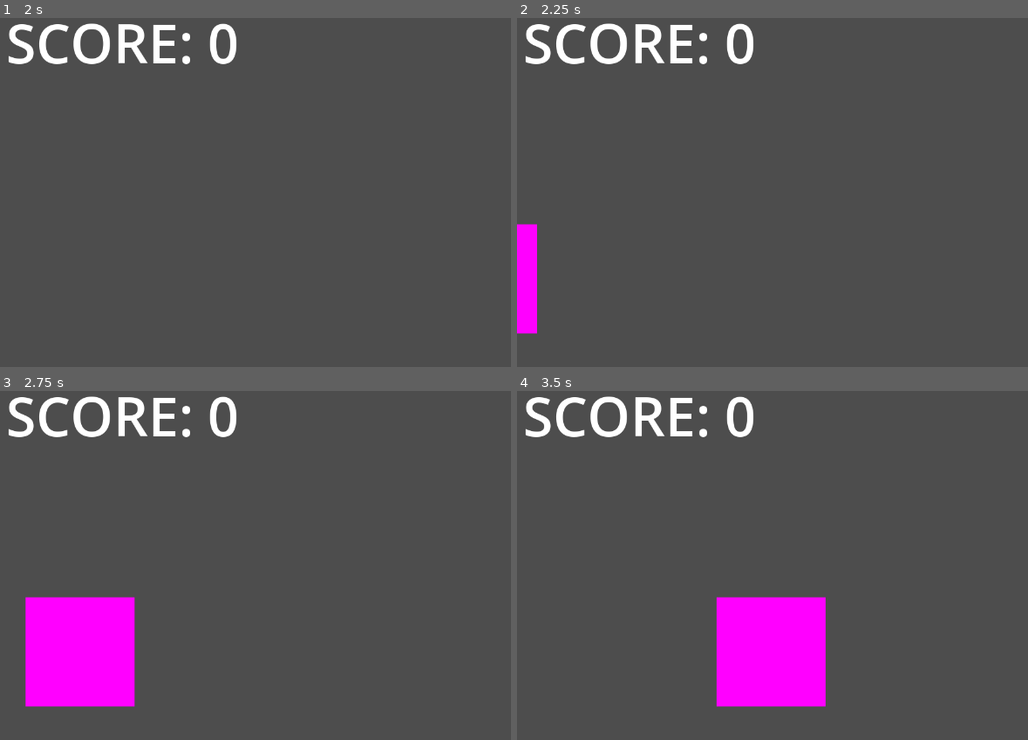
Above: before the commit, frames 1-4 (two rows, left to right).
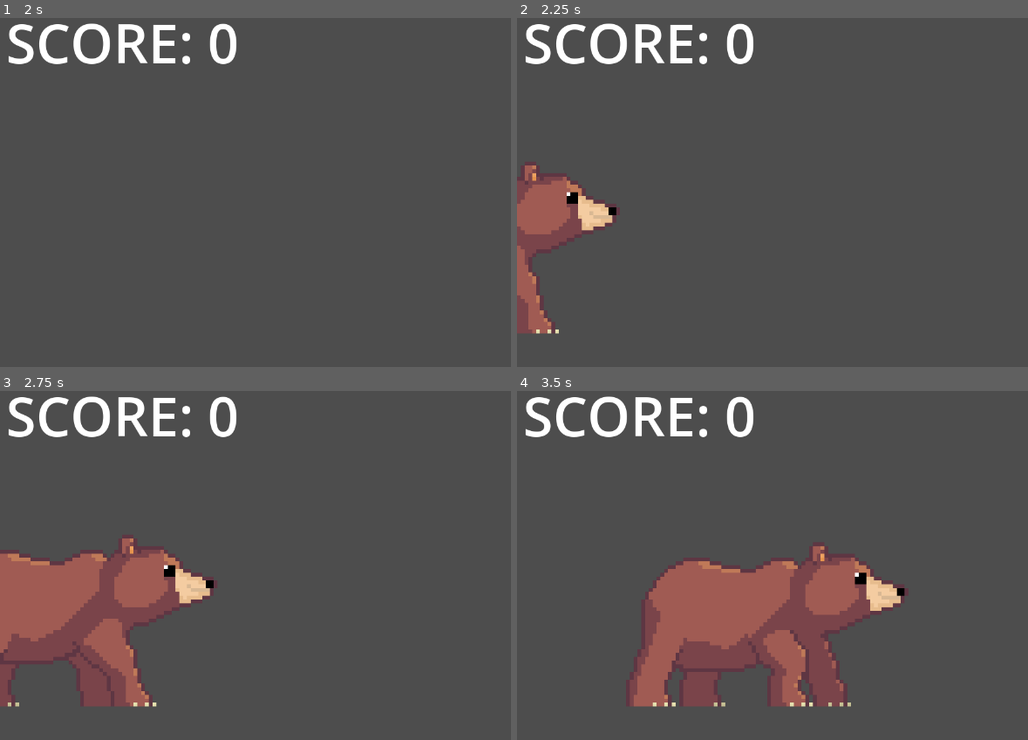
Above: after the commit, the same moments.

Repository: Sondrejk/first_day_at_the_dyrepark
Game: Godot game, scene res://KlappHunden/Scenes/KlappHunden.tscn
Same seed, same stepped clock (60 frames per second), same inputs: the game is played once before the commit and once after it. This scene is started directly instead of the project's main scene.
Inputs:
- Up to frame 1 (2 s): tap Enter at 0.5 s; hold D (right) 0.53-1.28 s; tap O at 0.6, 1.35 s; tap Space at 1.25 s; hold S (down) from 1.28 s (still down)
- Up to frame 2 (2.25 s): tap Enter at 2 s; release S (down) at 2.03 s; hold D (right) from 2.03 s (still down); tap I at 2.1 s
- Up to frame 3 (2.75 s): keep holding D (right); tap O at 2.3 s
- Up to frame 4 (3.5 s): release D (right) at 2.78 s; hold W (up) from 2.78 s (still down); tap O at 2.85 s

Frame 1 is identical in both runs. In frame 2, 4.1% of the frame differs, in the area x 0-20%, y 42-91%; in frame 3, 13%; in frame 4, 17%, in the area x 22-76%, y 44-91%.

Commit message:
Add bear sprite and animations
Temporary for now, Viggo is not happy with how it looked

Diff:
--- a/First Day At The Dyrepark/Dyrepark/Scripts/Player.gd
+++ b/First Day At The Dyrepark/Dyrepark/Scripts/Player.gd
@@ -6,7 +6,7 @@
 func _ready():
 	position = starting_position
 
-func _physics_process(delta):
+func _physics_process(_delta):
 	# Movement
 	velocity = Vector2.ZERO
 	if Input.is_action_pressed("up"):
--- a/First Day At The Dyrepark/Dyrepark/Scripts/Trigger.gd
+++ b/First Day At The Dyrepark/Dyrepark/Scripts/Trigger.gd
@@ -6,10 +6,10 @@
 # Boolean that changes depending on if player is in area
 var is_player_in_trigger : bool = false
 
-func _on_body_entered(body):
+func _on_body_entered(_body):
 	is_player_in_trigger = true
 
-func _on_body_exited(body):
+func _on_body_exited(_body):
 	is_player_in_trigger = false
 
 # Changes scene if the correct button is pressed
--- a/First Day At The Dyrepark/KlappHunden/Scenes/Animal.tscn
+++ b/First Day At The Dyrepark/KlappHunden/Scenes/Animal.tscn
@@ -1,21 +1,8 @@
-[gd_scene load_steps=4 format=3 uid="uid://bgn6vk30tnekw"]
+[gd_scene load_steps=2 format=3 uid="uid://bgn6vk30tnekw"]
 
 [ext_resource type="Script" path="res://KlappHunden/Scripts/Animal.gd" id="1_adns8"]
-
-[sub_resource type="AnimationNodeAnimation" id="AnimationNodeAnimation_w2104"]
-
-[sub_resource type="AnimationLibrary" id="AnimationLibrary_mteuw"]
 
 [node name="Animal" type="Area2D"]
 script = ExtResource("1_adns8")
 
-[node name="AnimationTree" type="AnimationTree" parent="."]
-tree_root = SubResource("AnimationNodeAnimation_w2104")
-anim_player = NodePath("../AnimationPlayer")
-
-[node name="AnimationPlayer" type="AnimationPlayer" parent="."]
-libraries = {
-"": SubResource("AnimationLibrary_mteuw")
-}
-
 [connection signal="area_entered" from="." to="." method="_on_area_entered"]
--- a/First Day At The Dyrepark/KlappHunden/Scenes/Bear.tscn
+++ b/First Day At The Dyrepark/KlappHunden/Scenes/Bear.tscn
@@ -1,21 +1,98 @@
-[gd_scene load_steps=5 format=3 uid="uid://b3rvm0bdmitao"]
+[gd_scene load_steps=10 format=3 uid="uid://b3rvm0bdmitao"]
 
 [ext_resource type="PackedScene" uid="uid://bgn6vk30tnekw" path="res://KlappHunden/Scenes/Animal.tscn" id="1_th6xt"]
 [ext_resource type="Script" path="res://KlappHunden/Scripts/Bear.gd" id="2_eo2d7"]
-
-[sub_resource type="PlaceholderTexture2D" id="PlaceholderTexture2D_0uxk8"]
-size = Vector2(200, 200)
+[ext_resource type="Texture2D" uid="uid://bc8g48yplro75" path="res://KlappHunden/Sprites/Bear.png" id="3_86ohn"]
 
 [sub_resource type="RectangleShape2D" id="RectangleShape2D_3olw5"]
-size = Vector2(200, 200)
+size = Vector2(161, 300)
+
+[sub_resource type="Animation" id="Animation_vnwow"]
+resource_name = "idle"
+length = 0.6
+step = 0.15
+tracks/0/type = "value"
+tracks/0/imported = false
+tracks/0/enabled = true
+tracks/0/path = NodePath("Sprite2D:frame")
+tracks/0/interp = 1
+tracks/0/loop_wrap = true
+tracks/0/keys = {
+"times": PackedFloat32Array(0, 0.15, 0.3, 0.45),
+"transitions": PackedFloat32Array(1, 1, 1, 1),
+"update": 1,
+"values": [0, 1, 2, 3]
+}
+
+[sub_resource type="Animation" id="Animation_uncud"]
+length = 0.001
+tracks/0/type = "value"
+tracks/0/imported = false
+tracks/0/enabled = true
+tracks/0/path = NodePath("Sprite2D:frame")
+tracks/0/interp = 1
+tracks/0/loop_wrap = true
+tracks/0/keys = {
+"times": PackedFloat32Array(0),
+"transitions": PackedFloat32Array(1),
+"update": 1,
+"values": [0]
+}
+
+[sub_resource type="Animation" id="Animation_7gmvi"]
+resource_name = "walk_in"
+step = 0.25
+tracks/0/type = "value"
+tracks/0/imported = false
+tracks/0/enabled = true
+tracks/0/path = NodePath("Sprite2D:frame")
+tracks/0/interp = 1
+tracks/0/loop_wrap = true
+tracks/0/keys = {
+"times": PackedFloat32Array(0, 0.25, 0.5, 0.75),
+"transitions": PackedFloat32Array(1, 1, 1, 1),
+"update": 1,
+"values": [4, 5, 6, 7]
+}
+
+[sub_resource type="Animation" id="Animation_8va7e"]
+resource_name = "walk_out"
+step = 0.25
+tracks/0/type = "value"
+tracks/0/imported = false
+tracks/0/enabled = true
+tracks/0/path = NodePath("Sprite2D:frame")
+tracks/0/interp = 1
+tracks/0/loop_wrap = true
+tracks/0/keys = {
+"times": PackedFloat32Array(0, 0.25, 0.5, 0.75),
+"transitions": PackedFloat32Array(1, 1, 1, 1),
+"update": 1,
+"values": [8, 9, 10, 11]
+}
+
+[sub_resource type="AnimationLibrary" id="AnimationLibrary_6dvae"]
+_data = {
+"RESET": SubResource("Animation_uncud"),
+"idle": SubResource("Animation_vnwow"),
+"walk_in": SubResource("Animation_7gmvi"),
+"walk_out": SubResource("Animation_8va7e")
+}
 
 [node name="Bear" instance=ExtResource("1_th6xt")]
 script = ExtResource("2_eo2d7")
 
 [node name="Sprite2D" type="Sprite2D" parent="." index="0"]
-texture = SubResource("PlaceholderTexture2D_0uxk8")
-offset = Vector2(0, -99.93)
+scale = Vector2(7, 7)
+texture = ExtResource("3_86ohn")
+offset = Vector2(0, -24)
+hframes = 12
 
 [node name="CollisionShape2D" type="CollisionShape2D" parent="." index="1"]
-position = Vector2(0, -100)
+position = Vector2(5.5, -150)
 shape = SubResource("RectangleShape2D_3olw5")
+
+[node name="AnimationPlayer" type="AnimationPlayer" parent="." index="2"]
+libraries = {
+"": SubResource("AnimationLibrary_6dvae")
+}
--- a/First Day At The Dyrepark/KlappHunden/Scenes/Dog.tscn
+++ b/First Day At The Dyrepark/KlappHunden/Scenes/Dog.tscn
@@ -7,24 +7,7 @@
 [sub_resource type="RectangleShape2D" id="RectangleShape2D_amimq"]
 size = Vector2(186.5, 209.5)
 
-[sub_resource type="AnimationNodeAnimation" id="AnimationNodeAnimation_wf27q"]
-
-[sub_resource type="Animation" id="Animation_7e6qo"]
-length = 0.001
-tracks/0/type = "value"
-tracks/0/imported = false
-tracks/0/enabled = true
-tracks/0/path = NodePath("Sprite2D:frame")
-tracks/0/interp = 1
-tracks/0/loop_wrap = true
-tracks/0/keys = {
-"times": PackedFloat32Array(0),
-"transitions": PackedFloat32Array(1),
-"update": 1,
-"values": [4]
-}
-
-[sub_resource type="Animation" id="Animation_anm43"]
+[sub_resource type="Animation" id="Animation_c5ham"]
 resource_name = "idle"
 length = 0.6
 loop_mode = 1
@@ -41,7 +24,22 @@
 "values": [0, 1, 2, 3]
 }
 
-[sub_resource type="Animation" id="Animation_ncsm4"]
+[sub_resource type="Animation" id="Animation_fa5ix"]
+length = 0.001
+tracks/0/type = "value"
+tracks/0/imported = false
+tracks/0/enabled = true
+tracks/0/path = NodePath("Sprite2D:frame")
+tracks/0/interp = 1
+tracks/0/loop_wrap = true
+tracks/0/keys = {
+"times": PackedFloat32Array(0),
+"transitions": PackedFloat32Array(1),
+"update": 1,
+"values": [0]
+}
+
+[sub_resource type="Animation" id="Animation_emw32"]
 resource_name = "walk_in"
 loop_mode = 1
 tracks/0/type = "value"
@@ -57,9 +55,10 @@
 "values": [4, 5, 6, 7]
 }
 
-[sub_resource type="Animation" id="Animation_htqsv"]
+[sub_resource type="Animation" id="Animation_63r5o"]
 resource_name = "walk_out"
 loop_mode = 1
+step = 0.25
 tracks/0/type = "value"
 tracks/0/imported = false
 tracks/0/enabled = true
@@ -73,33 +72,29 @@
 "values": [8, 9, 10, 11]
 }
 
-[sub_resource type="AnimationLibrary" id="AnimationLibrary_rfoa1"]
+[sub_resource type="AnimationLibrary" id="AnimationLibrary_o50hj"]
 _data = {
-"RESET": SubResource("Animation_7e6qo"),
-"idle": SubResource("Animation_anm43"),
-"walk_in": SubResource("Animation_ncsm4"),
-"walk_out": SubResource("Animation_htqsv")
+"RESET": SubResource("Animation_fa5ix"),
+"idle": SubResource("Animation_c5ham"),
+"walk_in": SubResource("Animation_emw32"),
+"walk_out": SubResource("Animation_63r5o")
 }
 
 [node name="Dog" instance=ExtResource("1_icm1r")]
 script = ExtResource("2_ylnp0")
 
 [node name="Sprite2D" type="Sprite2D" parent="." index="0"]
-position = Vector2(0, -1.52588e-05)
+position = Vector2(1, 0.999985)
 scale = Vector2(15, 15)
 texture = ExtResource("3_we7nq")
 offset = Vector2(0, -16)
 hframes = 12
-frame = 4
 
 [node name="CollisionShape2D" type="CollisionShape2D" parent="." index="1"]
 position = Vector2(25.75, -105)
 shape = SubResource("RectangleShape2D_amimq")
 
-[node name="AnimationTree" parent="." index="2"]
-tree_root = SubResource("AnimationNodeAnimation_wf27q")
-
-[node name="AnimationPlayer" parent="." index="3"]
+[node name="AnimationPlayer" type="AnimationPlayer" parent="." index="2"]
 libraries = {
-"": SubResource("AnimationLibrary_rfoa1")
+"": SubResource("AnimationLibrary_o50hj")
 }
--- a/First Day At The Dyrepark/KlappHunden/Scripts/Animal.gd
+++ b/First Day At The Dyrepark/KlappHunden/Scripts/Animal.gd
@@ -7,11 +7,6 @@
 @export var move_speed : float = start_speed
 @export var petted : bool = false
 var start_position = Vector2(-800, 100)
-
-# When spawned, starts at the starting position
-func _ready():
-	position = start_position
-
 
 # Moves the animal across the screen, can give exact x position
 func walk_to_target(delta : float, target : float):
--- a/First Day At The Dyrepark/KlappHunden/Scripts/Bear.gd
+++ b/First Day At The Dyrepark/KlappHunden/Scripts/Bear.gd
@@ -1,17 +1,28 @@
 extends Animal
 
+func _ready():
+	position = start_position
+
 func _process(delta):
-	# Difficulty scaling with speed
+	# Difficulty speed scaling
 	move_speed = start_speed * game_manager.game_speed
 
 	# Movement logic
-	if position.x >= 700:
+	if position.x > 700:
 		despawn()
-	if walk_to_target(delta, 0) and Input.is_key_label_pressed(KEY_O):
+	elif walk_to_target(delta, 0) and Input.is_key_label_pressed(KEY_O):
+		walk(delta)
 		game_manager.add_score(1)
-		walk(delta)
 	elif walk_to_target(delta, 0) and Input.is_key_label_pressed(KEY_I):
 		game_manager.game_over()
 
+	# Animations
+	if position.x < 0:
+		animation_player.play("walk_in")
+	elif position.x == 0:
+		animation_player.play("idle")
+	elif position.x > 0:
+		animation_player.play("walk_out")
+
 	if not game_manager.is_game_active:
 		despawn()
Not shown: 1 places in First Day At The Dyrepark/KlappHunden/Scenes/Dog.tscn that only renumber resources
Binary file added: First Day At The Dyrepark/KlappHunden/Sprites/Bear.png
Not shown, added: First Day At The Dyrepark/KlappHunden/Sprites/Bear.png.import
